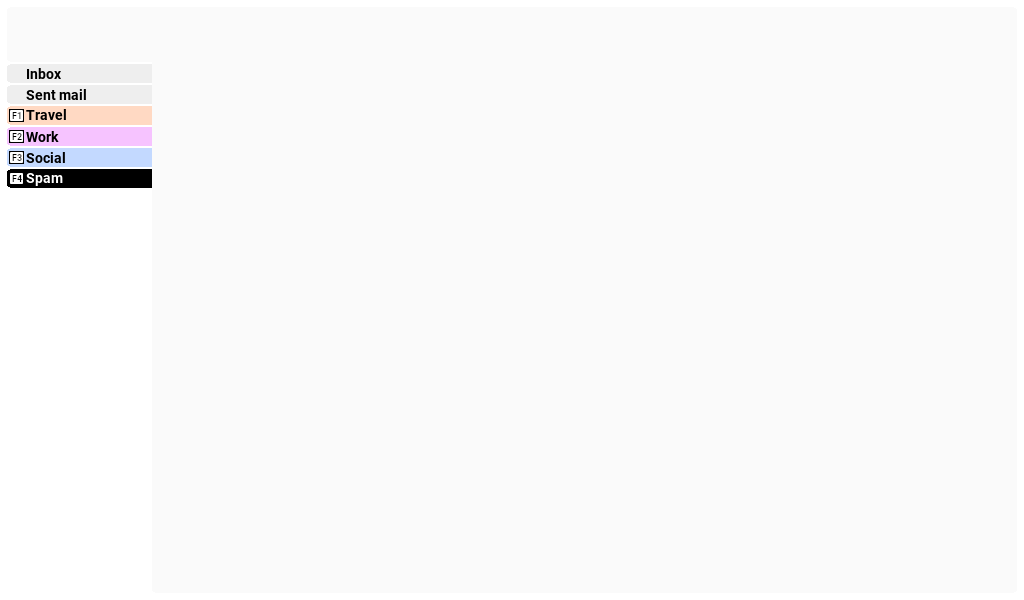
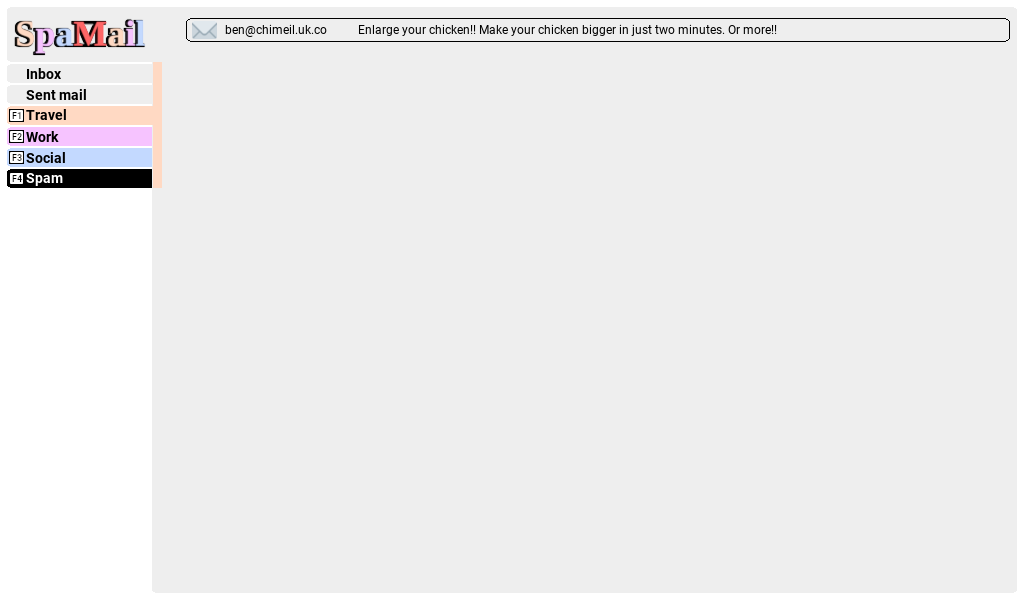
Two versions of the same layered image (w=1024, h=600). Layer-by-layer changes:
added group "Message #1" with 3 layers above "Capa pegada" over [192, 21, 777, 39]
added layer "Message Icon" in group "Message #1" over [192, 21, 217, 39]
added layer "Message From" in group "Message #1" over [225, 24, 327, 37]
added layer "Message Subject" in group "Message #1" over [358, 24, 777, 36]
added layer "Capa pegada" above "Message" over [186, 18, 1010, 42]
added layer "Icon" above "Text" over [13, 18, 146, 56]
removed layer "Background" over [7, 7, 1017, 593]
added layer "Selected-Category" above "Background" over [152, 62, 162, 188]
renamed "Background-pero-de-verdad" to "Background", painted on it over [7, 7, 1017, 593]
